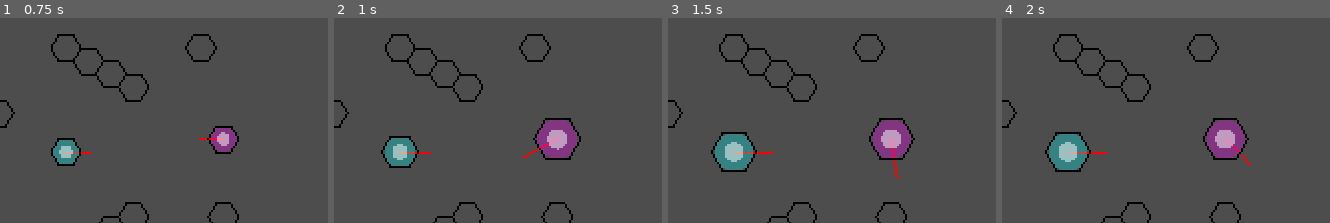
Above: before the commit, frames 1-4 (left to right).
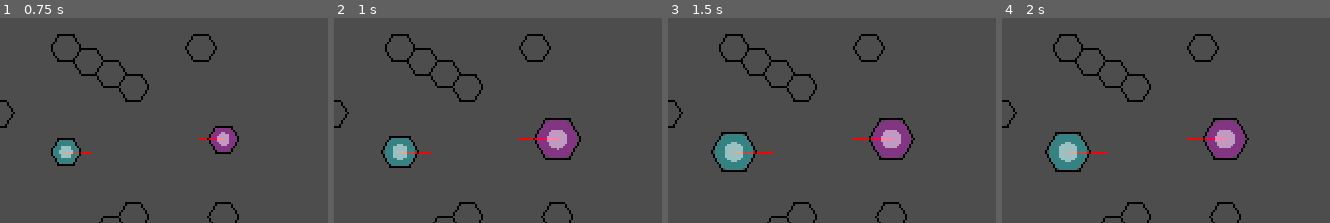
Above: after the commit, the same moments.

Repository: DoodlesQ/hex-strategy-game
Game: Godot game, scene res://main.tscn
Same seed, same stepped clock (60 frames per second), same inputs: the game is played once before the commit and once after it. The project has no main scene, so this scene is started directly.
Inputs:
- Up to frame 1 (0.75 s): click "CONFIRM TURN" at 0.5 s
- Up to frame 2 (1 s): no input
- Up to frame 3 (1.5 s): click "CONFIRM TURN" at 1.25 s
- Up to frame 4 (2 s): no input
The pictures show only the part of the screen within x 13-63%, y 9-59%; the shares and areas given below are measured in that part.

Frame 1 is identical in both runs. In frame 2, 0.2% of the frame differs, in the area x 56-68%, y 58-69%; in frame 3, 0.2%, in the area x 56-71%, y 58-79%; in frame 4, 0.2%.

Commit message:
Facing direction when no movement corrected

Diff:
--- a/Objects/token.gd
+++ b/Objects/token.gd
@@ -131,18 +131,13 @@
 	print(next_command.type)
 	match next_command.type:
 		Command.Type.AIM:
-			print("AIM: ", next_command.direction)
 			face_towards = next_command.direction
 		Command.Type.AIM_TARGET:
-			print("AIM_T: ", next_command.target)
 			face_towards = Cubic.get_angle(next_command.target - move)
-		_:
-			print("NONE: ", final_position)
+		_ when not final_position.is_equal_approx(position):
 			face_towards = position.angle_to_point(final_position) - Cell.PI_6
 	if alert and target_tile.is_finite():
-		print("ALERT!")
 		if Command.is_overwritable(next_command.type):
-			print("NEW: ", target_tile)
 			face_towards = Cubic.get_angle(target_tile - move)
 	print(face_towards)
 	tween.tween_interval(randf() * 0.5)
@@ -152,7 +147,7 @@
 	tween.set_ease(Tween.EASE_IN_OUT)
 	tween.set_trans(Tween.TRANS_ELASTIC)
 	tween.parallel().tween_property(self, "position", final_position, 1.2)
-	tween.set_trans(Tween.TRANS_LINEAR)
+	tween.set_trans(Tween.TRANS_CUBIC)
 	tween.parallel().tween_property(self, "facing", Command.Aim.get_rotate_to(facing, face_towards), 1.2)
 	tween.tween_property(self, "facing", face_towards, 0)
 	tween.set_ease(Tween.EASE_OUT)
